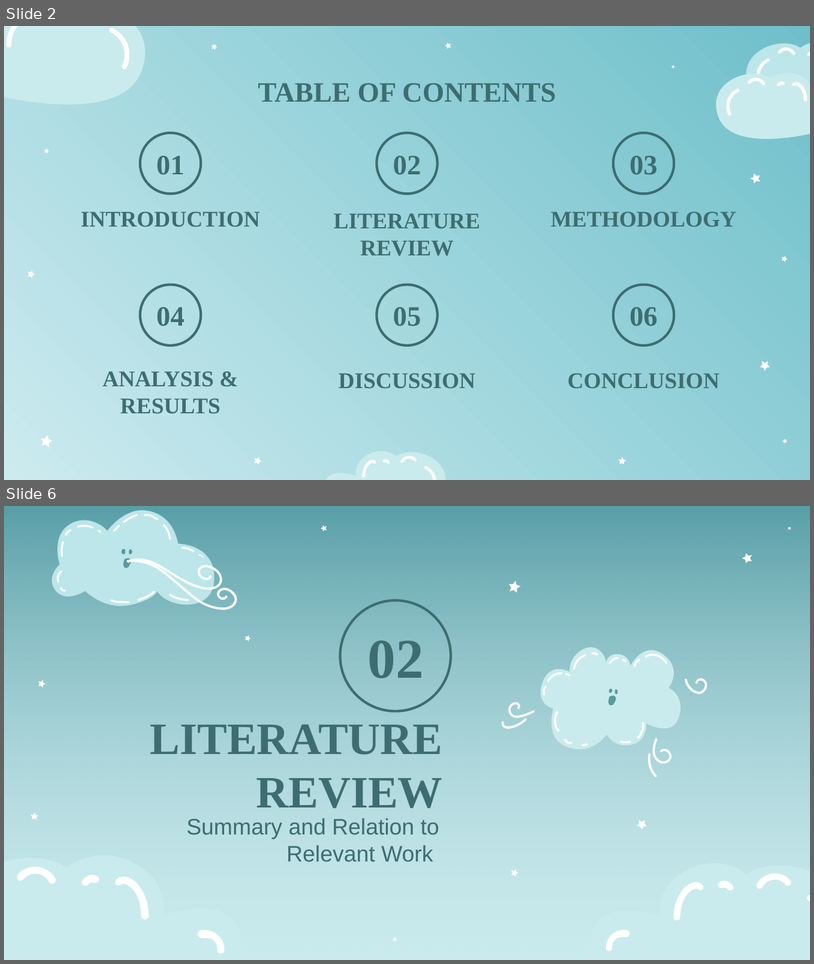
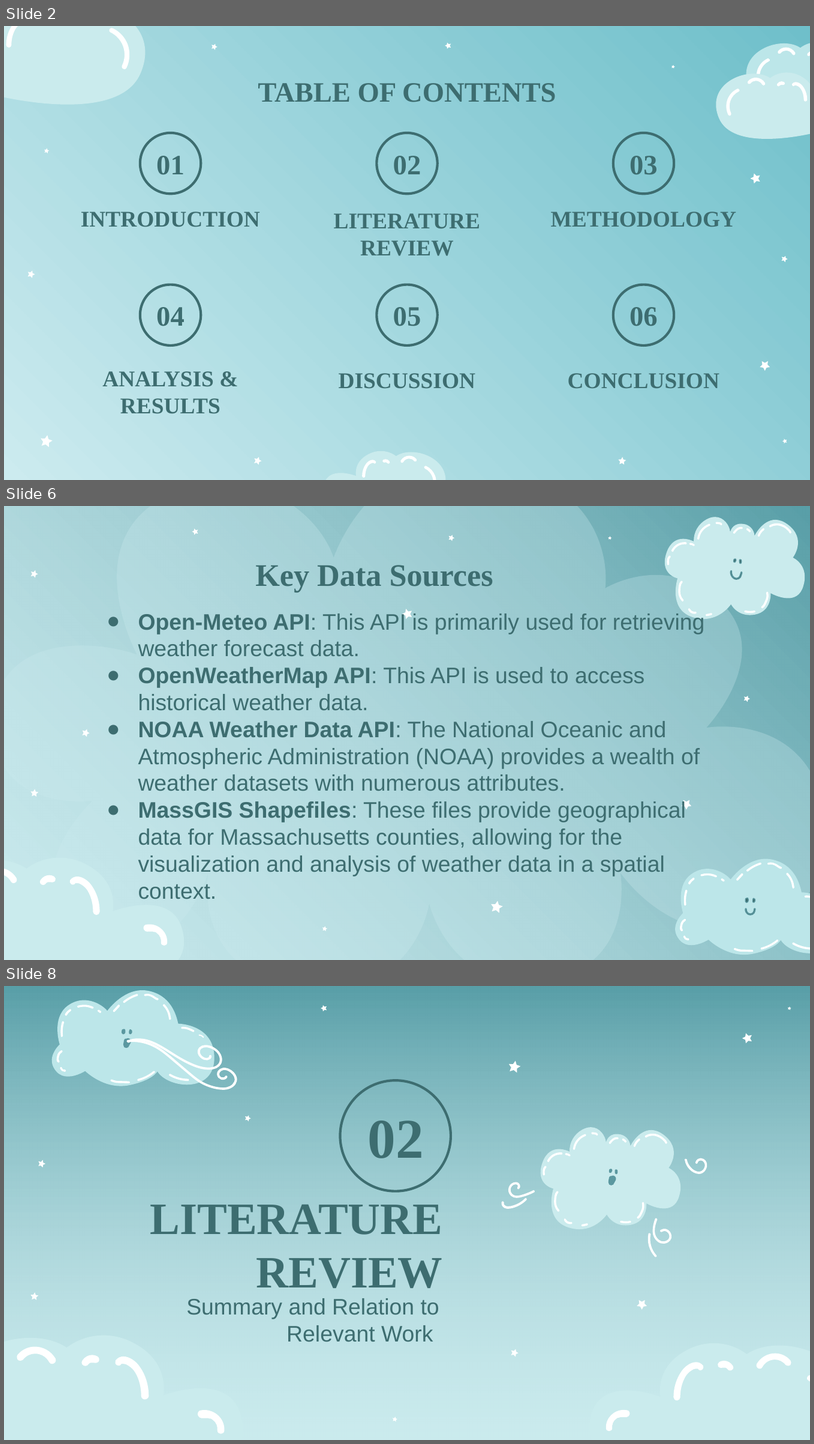
Before and after one commit to Rohit-hooda/DS5110-Final-Project, a slide deck: Deliverables-Presentation-Report/Weather Data Integration Pipeline (MassWeatherHub) – Rohit Hooda, Rimsha Kayastha, Tri Watanasuparp.pptx. Shown one above the other, each under a label of ours: slides 2 and 6 before the commit, slides 2, 6 and 8 after it; the slides between them are not shown. The pictures are 814x964 and 814x1444 pixels, drawn with LibreOffice and Linux fonts; fonts in the diff are those of the drawing. Boxes give left, top, right and bottom in pixels: in the first picture for what was removed or moved away, otherwise in the second. Text is boxed around its words. In the diff, an @@ line names an element or a change of style, - is before the commit and + after.

```diff
--- a/Deliverables-Presentation-Report/Weather Data Integration Pipeline (MassWeatherHub) – Rohit Hooda, Rimsha Kayastha, Tri Watanasuparp.pptx
+++ b/Deliverables-Presentation-Report/Weather Data Integration Pipeline (MassWeatherHub) – Rohit Hooda, Rimsha Kayastha, Tri Watanasuparp.pptx
@@ slide 6 added at bbox=[4, 506, 810, 960], background #CAEBED @@
@@ rectangle added at bbox=[4, 506, 810, 959], fill gradient #CCEBEF to #599FA8 @@
@@ freeform shape added at bbox=[4, 506, 810, 960], fill #CCEBEF at 30% opacity @@
@@ freeform shape added at bbox=[192, 529, 198, 535], fill #FFFFFF @@
@@ freeform shape added at bbox=[449, 535, 455, 541], fill #FFFFFF @@
@@ freeform shape added at bbox=[609, 536, 612, 539], fill #FFFFFF @@
@@ group added at bbox=[660, 517, 810, 619]: 18 freeform shapes @@
@@ freeform shape added at bbox=[30, 571, 38, 578], fill #FFFFFF @@
@@ title added at bbox=[255, 565, 494, 592], 28 pt, text #3D6D70, bold @@
+Key Data Sources
@@ subtitle added at bbox=[138, 612, 705, 899], 20 pt, text #3D6D70 @@
+● Open-Meteo API: This API is primarily used for retrieving weather forecast data.
+● OpenWeatherMap API: This API is used to access historical weather data.
+● NOAA Weather Data API: The National Oceanic and Atmospheric Administration (NOAA) provides a wealth of weather datasets with numerous attributes.
+● MassGIS Shapefiles: These files provide geographical data for Massachusetts counties, allowing for the visualization and analysis of weather data in a spatial context.
@@ freeform shape added at bbox=[402, 609, 412, 620], fill #FFFFFF @@
@@ freeform shape added at bbox=[744, 696, 751, 702], fill #FFFFFF @@
@@ freeform shape added at bbox=[82, 729, 89, 736], fill #FFFFFF @@
@@ freeform shape added at bbox=[30, 789, 39, 796], fill #FFFFFF @@
@@ freeform shape added at bbox=[682, 799, 692, 809], fill #FFFFFF @@
@@ group added at bbox=[4, 858, 192, 960]: 5 freeform shapes @@
@@ freeform shape added at bbox=[491, 900, 503, 912], fill #FFFFFF @@
@@ group added at bbox=[668, 858, 810, 954]: 18 freeform shapes @@
@@ freeform shape added at bbox=[323, 926, 327, 931], fill #FFFFFF @@
@@ what was slide 6 is now slide 8 @@
```
Also in this commit, not shown: 10 slides changed, 1 other slide added, 1 slide removed, 15 other files.
